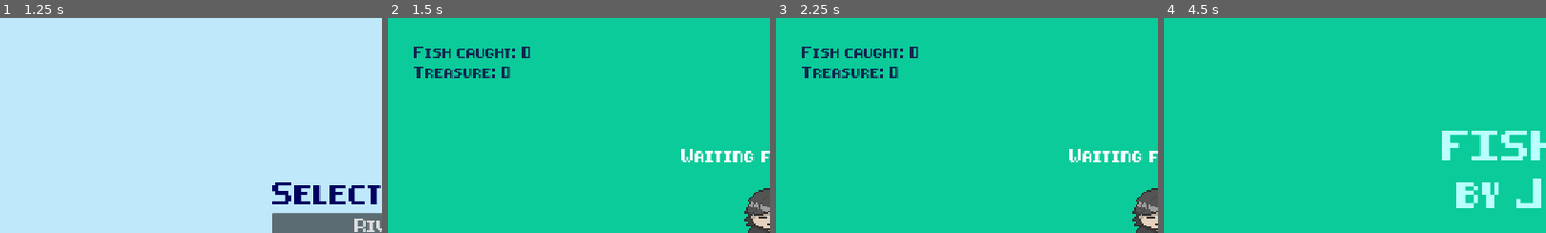
Above: before the commit, frames 1-4 (left to right).
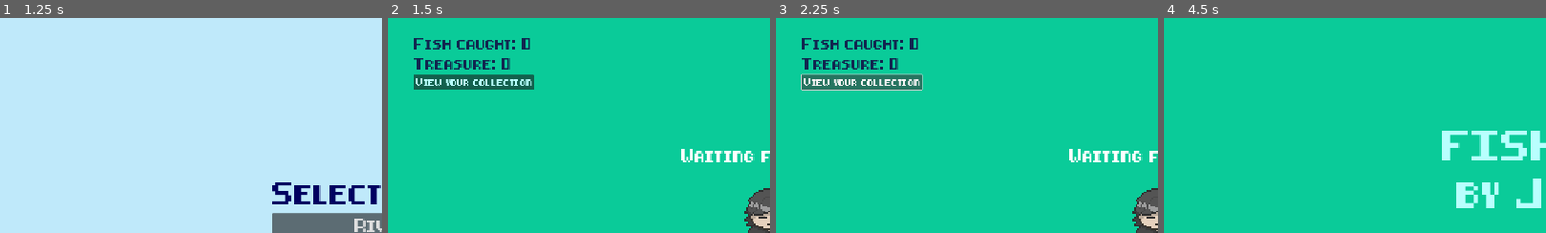
Above: after the commit, the same moments.

Repository: Anjellyrika/fishdew
Game: Godot game, scene res://src/main_menu.tscn
Two runs of this game, one before a commit and one after it. Both use one fixed random seed, a clock stepped at 60 frames per second and the inputs below.
Inputs (mouse positions are % of the whole screen's width and height, from its top left):
- Up to frame 1 (1.25 s): click "Play" at 0.5 s
- Up to frame 2 (1.5 s): click "River" at 1.25 s
- Up to frame 3 (2.25 s): click (11, 15) at 2 s, where only the run after the commit has a clickable "View your collection"
- Up to frame 4 (4.5 s): click "Maps" at 2.75 s; click "River" at 3.5 s; click "Menu" at 4.25 s
The pictures show only the part of the screen within x 0-50%, y 0-50%; the shares and areas given below are measured in that part.

Frame 1 is identical in both runs. In frame 2, 4.5% of the frame differs, in the area x 6-39%, y 9-34%; in frame 3, 4.8%; in frame 4, nothing differs.
Error after the commit: Invalid access to property or key 'visible' on a base object of type 'null instance'. (res://src/overworld/main_scene.gd:99)

Commit message:
feat: add viewable fish collection

Diff:
--- a/src/overworld/main_scene.gd
+++ b/src/overworld/main_scene.gd
@@ -5,11 +5,11 @@
 @onready var ground: ColorRect = $OverworldLayer/Ground
 @onready var water: ColorRect = $OverworldLayer/Water
 @onready var hud: Control = $HUDLayer/HUD
-@onready var collection: VFlowContainer = $HUDLayer/HUD/Collection
+@onready var score: VFlowContainer = $HUDLayer/HUD/Collection
 @onready var level_bg: ColorRect = $LevelBG
-@onready var camera: Camera2D = $OverworldLayer/Camera2D
 @onready var state_label: Label = $HUDLayer/HUD/StateLabel/Label
 @onready var start_btn: Button = $HUDLayer/HUD/StateLabel/StartBtn
+@onready var collection: CanvasLayer = $CollectionLayer
 
 enum {
 	Waiting,
@@ -25,8 +25,8 @@
 
 func _ready():
 	start_btn.visible = false
-	collection.get_node("FishCount").set_text("Fish caught: %d" % Global.fish_caught)
-	collection.get_node("TreasureCount").set_text("Treasure: %d" % Global.treasure_inventory)
+	score.get_node("FishCount").set_text("Fish caught: %d" % Global.fish_caught)
+	score.get_node("TreasureCount").set_text("Treasure: %d" % Global.treasure_inventory)
 	change_map()
 
 
@@ -93,3 +93,11 @@
 		map_select_instance.visible = true
 		queue_free()
 		get_parent().add_child(map_select_instance)
+
+
+func _on_open_collection_pressed():
+	collection.visible = !collection.visible
+	if collection.visible:
+		$HUDLayer/HUD/Collection/OpenCollection.text = "Hide collection"
+	else:
+		$HUDLayer/HUD/Collection/OpenCollection.text = "View your collection"
--- a/src/overworld/main_scene.tscn
+++ b/src/overworld/main_scene.tscn
@@ -1,10 +1,11 @@
-[gd_scene load_steps=6 format=3 uid="uid://fy45fj0828c8"]
+[gd_scene load_steps=7 format=3 uid="uid://fy45fj0828c8"]
 
 [ext_resource type="Script" path="res://src/overworld/main_scene.gd" id="1_bphdg"]
 [ext_resource type="Script" path="res://src/shapes/ripple.gd" id="2_r2osl"]
 [ext_resource type="PackedScene" uid="uid://cqewy85ekx2sx" path="res://src/actors/player.tscn" id="3_ga725"]
 [ext_resource type="AudioStream" uid="uid://bjpyi3ksy8lgm" path="res://assets/audio/water_drop.mp3" id="4_652du"]
 [ext_resource type="FontFile" uid="uid://bdpbpkhnq8lny" path="res://assets/8-bit-pusab.ttf" id="5_fr5gw"]
+[ext_resource type="PackedScene" uid="uid://0vxetfekp4su" path="res://src/ui/collection.tscn" id="6_vur6r"]
 
 [node name="Main" type="Control"]
 layout_mode = 3
@@ -43,9 +44,6 @@
 grow_horizontal = 2
 grow_vertical = 2
 color = Color(0, 0.756863, 0.972549, 1)
-
-[node name="Camera2D" type="Camera2D" parent="OverworldLayer"]
-offset = Vector2(960, 540)
 
 [node name="ActorLayer" type="Node2D" parent="."]
 
@@ -116,6 +114,16 @@
 text = "Treasure:"
 vertical_alignment = 1
 
+[node name="OpenCollection" type="Button" parent="HUDLayer/HUD/Collection"]
+layout_mode = 2
+size_flags_horizontal = 4
+size_flags_vertical = 4
+theme_override_colors/font_color = Color(0.721221, 1, 0.995472, 1)
+theme_override_fonts/font = ExtResource("5_fr5gw")
+theme_override_font_sizes/font_size = 16
+text = "View your collection"
+alignment = 0
+
 [node name="StateLabel" type="VBoxContainer" parent="HUDLayer/HUD"]
 texture_filter = 1
 layout_mode = 1
@@ -180,6 +188,10 @@
 [node name="WaitTimer" type="Timer" parent="."]
 autostart = true
 
+[node name="CollectionLayer" parent="." instance=ExtResource("6_vur6r")]
+visible = false
+
+[connection signal="pressed" from="HUDLayer/HUD/Collection/OpenCollection" to="." method="_on_open_collection_pressed"]
 [connection signal="pressed" from="HUDLayer/HUD/StateLabel/StartBtn" to="." method="_on_start_btn_pressed"]
 [connection signal="pressed" from="HUDLayer/HUD/NavButtons/Menu" to="." method="_on_menu_pressed"]
 [connection signal="pressed" from="HUDLayer/HUD/NavButtons/Maps" to="." method="_on_maps_pressed"]
